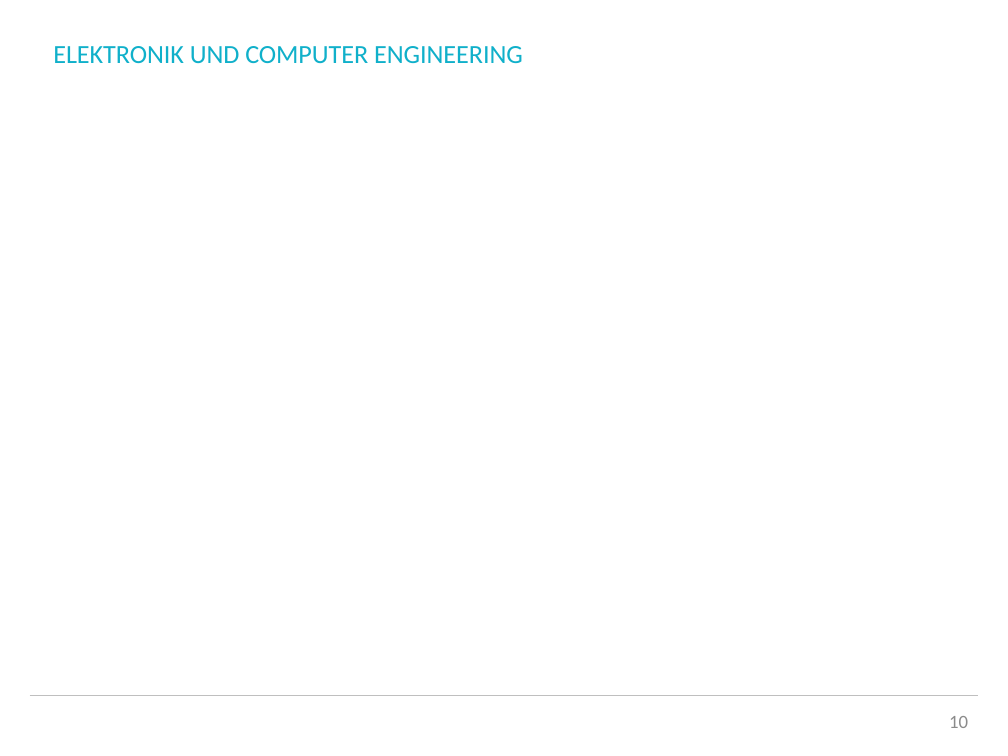
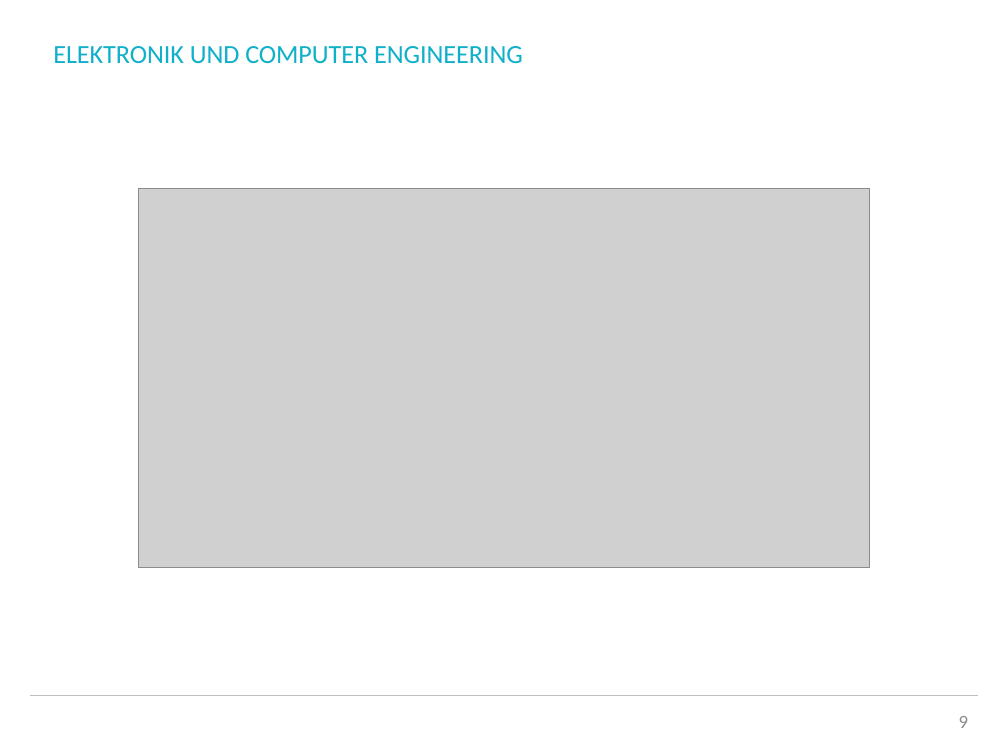
Before and after one commit to Bratlfettn/SmartToilet, a slide deck: slide 9 of Presentation/Smart_Toilet.pptx (slide 10 before the commit). Drawn at 1008x756 pixels with LibreOffice and Linux fonts; fonts in the diff are those of the drawing; grey boxes stand for pictures; background and template pictures are left out. Boxes give left, top, right and bottom in pixels: in the first picture for what was removed or moved away, otherwise in the second. Text is boxed around its words. In the diff, an @@ line names an element or a change of style, - is before the commit and + after.

```diff
--- a/Presentation/Smart_Toilet.pptx
+++ b/Presentation/Smart_Toilet.pptx
@@ picture added at bbox=[138, 188, 870, 568] @@
@@ page number at bbox=[959, 716, 968, 728]: text changed @@
-10
+9
```
Also in this commit, not shown: 4 other slides changed, 4 slides added, 1 slide removed, 1 other file.
